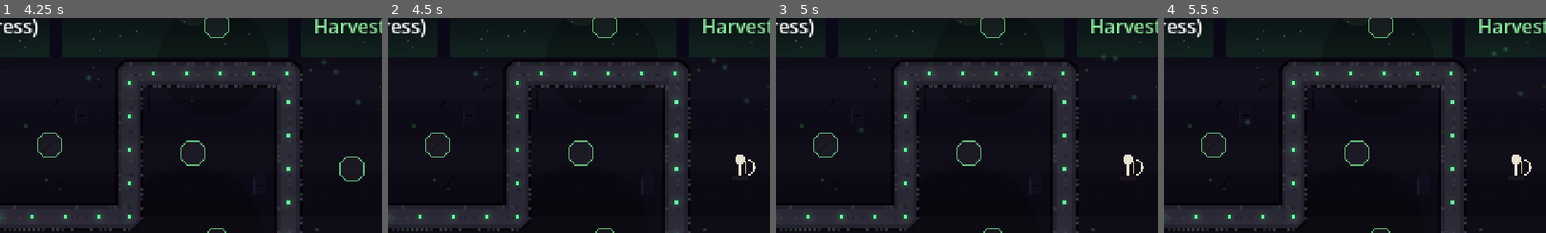
Above: before the commit, frames 1-4 (left to right).
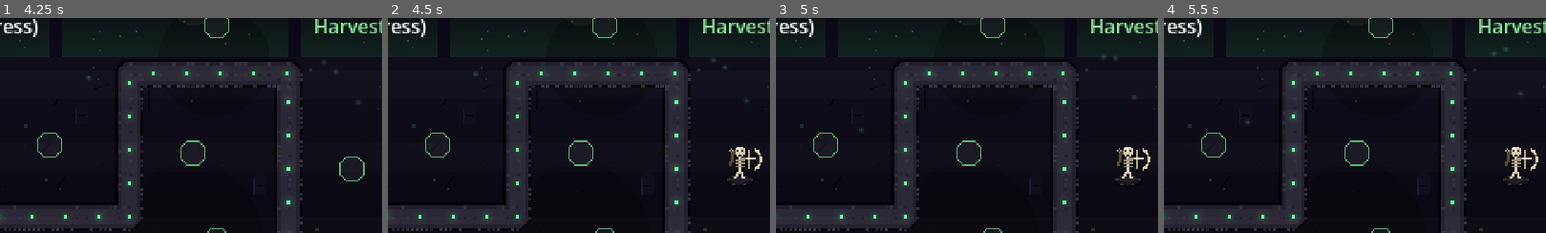
Above: after the commit, the same moments.

Repository: aschollwoeck/debonethemall
Game: Godot game, scene res://scenes/hub/hub.tscn
Two runs of this game, one before a commit and one after it. Both use one fixed random seed, a clock stepped at 60 frames per second and the inputs below.
Inputs (mouse positions are % of the whole screen's width and height, from its top left):
- Up to frame 1 (4.25 s): click "Begin Run >" at 0.5 s; click "Start Wave" at 1.25 s; click "Archer (50)" at 2 s; click "Archer (50)" at 2.75 s; click "Archer (50)" at 3.5 s
- Up to frame 2 (4.5 s): tap A at 4.25 s; move the mouse to (72, 45) at 4.27 s; hold Shift from 4.28 s (still down); click (72, 45) at 4.42 s
- Up to frame 3 (5 s): keep holding Shift
- Up to frame 4 (5.5 s): release Shift at 5 s; tap A at 5 s; drag from (30, 55) to (45, 70) at 5.02 s
The pictures show only the part of the screen within x 25-75%, y 9-59%; the shares and areas given below are measured in that part.

Frame 1 is identical in both runs. In frame 2, 0.6% of the frame differs, in the area x 88-98%, y 60-78%; in frame 3, 0.6%; in frame 4, 0.6%.

Commit message:
feat(visual): re-art the three minions as shaded sprites (M2 slice 4)
Replace the stick-figure minions with detailed shaded sprites, each grounded on a
shared bone-ringed plot + cast shadow (new minion._draw_ground):
- Bone Archer: skeletal archer drawing a bone bow, quiver on back.
- Bone-Mill Golem: hunched stone grinder, bone-toothed maw, glowing necrotic
  cracks/eyes.
- Bound Wraith: chained hooded spectre, dark face-hollow, soul orb.
Upgrade-tier pips retained (repositioned above the taller sprites). Visual-only —
all _ready stats / _fire / branch logic unchanged; pruned now-unused color consts.
60 tests green; screenshot-verified (all three read silhouette-first).

Co-Authored-By: Claude Opus 4.8 (1M context) <noreply@anthropic.com>
Claude-Session: https://claude.ai/code/session_01P8fbTuTW77i57Wh6oPPauN

Diff:
--- a/scripts/minions/bone_archer.gd
+++ b/scripts/minions/bone_archer.gd
@@ -1,9 +1,6 @@
 extends Minion
 ## Bone Archer — Pierce, single-target, cheap and fast, long range.
 ## Great vs. soft (skeletal dogs); rattles uselessly through bone (skeleton grunts).
-
-const BONE := Color("e8e2d0")
-const DARK := Color("1a141f")
 
 
 func _ready() -> void:
@@ -44,11 +41,30 @@
 
 
 func _draw_body() -> void:
-	# little pedestal
-	draw_rect(Rect2(-5, 4, 10, 3), DARK)
-	# skeleton torso
-	draw_circle(Vector2(0, -6), 3.0, BONE)      # skull
-	draw_line(Vector2(0, -3), Vector2(0, 4), BONE, 1.5)
-	# bow (drawn as an arc on the right)
-	draw_arc(Vector2(4, -1), 5.0, -PI / 2.2, PI / 2.2, 10, BONE, 1.2)
-	draw_line(Vector2(4, -5), Vector2(4, 3), Color(0.8, 0.7, 0.5), 1.0)  # bowstring
+	var ol := Color("241f19")
+	var lo := Color("9c9276")
+	var mid := Color("d8cdae")
+	var hi := Color("f2ead2")
+	# quiver of arrows slung on the back
+	draw_line(Vector2(-4, -12), Vector2(-6, -2), Color("5a4a30"), 2.0)
+	draw_line(Vector2(-6, -13), Vector2(-4, -11), lo, 1.0)
+	draw_line(Vector2(-7, -12), Vector2(-5, -10), lo, 1.0)
+	# legs
+	draw_line(Vector2(-1, 2), Vector2(-3, 6), mid, 1.5)
+	draw_line(Vector2(1, 2), Vector2(2, 6), mid, 1.5)
+	# spine + ribcage
+	draw_line(Vector2(0, -9), Vector2(0, 3), mid, 2.0)
+	for ry in [-6.0, -4.0, -2.0]:
+		draw_line(Vector2(-3, ry), Vector2(3, ry + 0.5), lo, 1.0)
+	# skull
+	draw_circle(Vector2(0, -11), 3.2, mid)
+	draw_circle(Vector2(-1, -12), 1.2, hi)          # highlight
+	draw_rect(Rect2(-2, -12, 1.4, 1.4), ol)         # eye sockets
+	draw_rect(Rect2(0.6, -12, 1.4, 1.4), ol)
+	draw_rect(Rect2(-1, -9, 2, 1), ol)              # jaw
+	# bone bow on the right, arrow nocked
+	draw_arc(Vector2(6, -6), 7.0, -1.2, 1.2, 14, mid, 1.6)
+	draw_line(Vector2(6, -12), Vector2(6, 0), Color(0.7, 0.65, 0.5), 1.0)   # string
+	draw_line(Vector2(1, -6), Vector2(11, -6), hi, 1.0)                     # arrow shaft
+	draw_rect(Rect2(10.5, -6.7, 1.6, 1.6), ol)                             # arrowhead
+	draw_line(Vector2(0, -6), Vector2(4, -6), lo, 1.0)                      # drawing arm
--- a/scripts/minions/bone_mill_golem.gd
+++ b/scripts/minions/bone_mill_golem.gd
@@ -2,8 +2,7 @@
 ## Bone-Mill Golem — Blunt, AoE, slow and short-ranged, pricey.
 ## Shatters bone (skeleton hordes); mediocre vs. fast soft targets that slip past its grind.
 
-const STONE := Color("8a8f7a")
-const BONE := Color("d8d2c4")
+const STONE := Color("8a8f7a")   # projectile/dust tint
 
 var _pulse: float = 0.0   # >0 while the grind visual plays
 
@@ -68,11 +67,28 @@
 
 
 func _draw_body() -> void:
-	# bulky stone golem
-	draw_rect(Rect2(-6, -6, 12, 12), STONE)
-	draw_rect(Rect2(-6, -6, 12, 12), Color(0, 0, 0, 0.25), false, 1.0)
-	# grinding maw
-	draw_rect(Rect2(-4, -1, 8, 3), Color("2a241f"))
-	# bone shards embedded
-	draw_line(Vector2(-3, -4), Vector2(-1, -2), BONE, 1.0)
-	draw_line(Vector2(2, -4), Vector2(4, -2), BONE, 1.0)
+	var ol := Color("100e15")
+	var lo := Color("26242c")
+	var mid := Color("3c3a45")
+	var hi := Color("55535f")
+	var bone := Color("d8cdae")
+	var crack := Color("63e39a")
+	# shoulders / fists
+	draw_rect(Rect2(-11, -8, 4, 9), lo); draw_rect(Rect2(7, -8, 4, 9), mid)
+	draw_rect(Rect2(-11, 1, 4, 3), ol); draw_rect(Rect2(7, 1, 4, 3), ol)
+	# hunched stone body
+	draw_rect(Rect2(-8, -13, 16, 18), mid)
+	draw_rect(Rect2(-8, -13, 4, 18), lo)                 # shadowed left
+	draw_rect(Rect2(-8, -13, 16, 2), hi)                 # lit top edge
+	draw_rect(Rect2(-8, -13, 16, 18), ol, false, 1.0)    # outline
+	# grinding maw with bone teeth
+	draw_rect(Rect2(-5, -3, 10, 5), Color("161219"))
+	for tx in [-4.0, -2.0, 0.0, 2.0]:
+		draw_rect(Rect2(tx, -3, 1, 2), bone)
+		draw_rect(Rect2(tx + 1, 0, 1, 2), bone)
+	# glowing necrotic cracks + eyes
+	draw_line(Vector2(-3, -11), Vector2(-1, -6), crack, 1.0)
+	draw_line(Vector2(3, -12), Vector2(2, -8), crack, 1.0)
+	draw_rect(Rect2(-3.5, -10, 1.6, 1.6), crack); draw_rect(Rect2(2, -10, 1.6, 1.6), crack)
+	# embedded bone shards
+	draw_rect(Rect2(-6, -9, 3, 1), bone); draw_rect(Rect2(3, -6, 3, 1), bone)
--- a/scripts/minions/bound_wraith.gd
+++ b/scripts/minions/bound_wraith.gd
@@ -3,9 +3,7 @@
 ## physical minions rattle through wraiths, but necrotic bolts tear them apart.
 ## Unlocked via the meta skill tree (not available on a fresh save).
 
-const BONE := Color("d8d2c4")
-const NECRO := Color("9be7a0")   # sickly necrotic green
-const DARK := Color("161022")
+const NECRO := Color("9be7a0")   # sickly necrotic green (projectile tint)
 
 
 func _ready() -> void:
@@ -43,17 +41,29 @@
 
 
 func _draw_body() -> void:
-	# pedestal
-	draw_rect(Rect2(-5, 4, 10, 3), DARK)
-	# spectral shroud (a rounded hood tapering to wisps)
+	var mid := Color(0.22, 0.66, 0.42, 0.72)
+	var hi := Color(0.5, 0.92, 0.68, 0.85)
+	var core := Color(0.85, 1.0, 0.9, 0.92)
+	var hollow := Color(0.03, 0.09, 0.06, 0.75)
+	# spectral shroud — hood down to wispy tails, hovering above the plot
 	var shroud := PackedVector2Array([
-		Vector2(-5, 4), Vector2(-5, -4), Vector2(0, -9), Vector2(5, -4), Vector2(5, 4),
-		Vector2(3, 2), Vector2(1, 5), Vector2(-1, 2), Vector2(-3, 5),
+		Vector2(-6, 3), Vector2(-6, -6), Vector2(-3, -12), Vector2(0, -14), Vector2(3, -12),
+		Vector2(6, -6), Vector2(6, 3), Vector2(4, 0), Vector2(2, 4), Vector2(0, 0),
+		Vector2(-2, 4), Vector2(-4, 0),
 	])
-	draw_colored_polygon(shroud, Color(NECRO.r, NECRO.g, NECRO.b, 0.35))
-	draw_polyline(shroud, NECRO, 1.0)
-	# glowing eyes
-	draw_circle(Vector2(-1.6, -4), 0.9, NECRO)
-	draw_circle(Vector2(1.6, -4), 0.9, NECRO)
-	# bound soul orb
-	draw_circle(Vector2(0, 0), 1.6, Color(1, 1, 1, 0.85))
+	draw_colored_polygon(shroud, mid)
+	# lit crown of the hood
+	draw_colored_polygon(PackedVector2Array([
+		Vector2(-3, -12), Vector2(0, -14), Vector2(3, -12), Vector2(0, -9)]), hi)
+	# dark hollow where a face should be
+	draw_colored_polygon(PackedVector2Array([
+		Vector2(-3, -9), Vector2(0, -11), Vector2(3, -9), Vector2(2, -4), Vector2(-2, -4)]), hollow)
+	# glowing eyes + bound soul orb
+	draw_circle(Vector2(-1.8, -8), 1.0, core)
+	draw_circle(Vector2(1.8, -8), 1.0, core)
+	draw_circle(Vector2(0, -3), 1.6, core)
+	# bound chains across the middle
+	for cx in [-4.0, -1.0, 2.0]:
+		draw_rect(Rect2(cx, -2, 2, 1.4), Color("4a4636"))
+	draw_line(Vector2(-6, -1), Vector2(6, -2), Color("2a2620"), 1.0)
+	draw_polyline(shroud + PackedVector2Array([shroud[0]]), hi, 1.0)
--- a/scripts/minions/minion.gd
+++ b/scripts/minions/minion.gd
@@ -114,12 +114,32 @@
 	if _show_range:
 		draw_circle(Vector2.ZERO, attack_range, Color(1, 1, 1, 0.06))
 		draw_arc(Vector2.ZERO, attack_range, 0, TAU, 48, Color(1, 1, 1, 0.18), 1.0)
+	_draw_ground()
 	_draw_body()
-	# small pips marking upgrade tier
+	# pips marking upgrade tier, above the sprite
 	for i in tier:
-		draw_circle(Vector2(-4 + i * 4.0, -9), 1.2, Color(0.95, 0.85, 0.4))
+		draw_circle(Vector2(-4 + i * 4.0, -16), 1.2, Color(0.95, 0.85, 0.4))
 
 
-## Override in subclasses to render the minion.
+## Cast shadow + a bone-ringed plot under the minion (shared grounding for all minions).
+func _draw_ground() -> void:
+	_ellipse(Vector2(0, 8), 9.0, 3.4, Color(0, 0, 0, 0.4))     # shadow
+	_ellipse(Vector2(0, 7), 8.0, 3.0, Color("15121f"))         # plot base
+	_ellipse(Vector2(0, 6.5), 6.0, 2.2, Color("201f2b"))       # plot top
+	for i in 6:                                                # ring of little bones
+		var a := i * TAU / 6.0
+		var p := Vector2(cos(a) * 7.0, 7.0 + sin(a) * 3.0)
+		draw_rect(Rect2(p.x - 1.0, p.y - 0.5, 2.0, 1.0), Color("3a3524"))
+
+
+func _ellipse(c: Vector2, rx: float, ry: float, col: Color) -> void:
+	var pts := PackedVector2Array()
+	for i in 16:
+		var a := i * TAU / 16.0
+		pts.append(c + Vector2(cos(a) * rx, sin(a) * ry))
+	draw_colored_polygon(pts, col)
+
+
+## Override in subclasses to render the minion (above the plot; origin at its base).
 func _draw_body() -> void:
-	draw_circle(Vector2.ZERO, 6.0, Color.WHITE)
+	draw_circle(Vector2(0, -6), 6.0, Color.WHITE)
Not shown, changed: CHANGELOG.md
